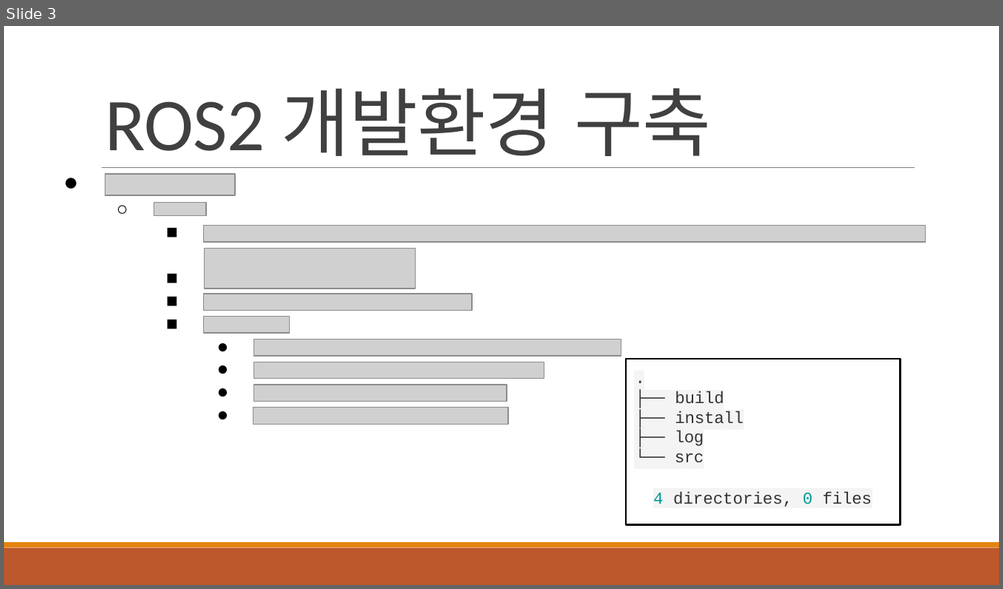
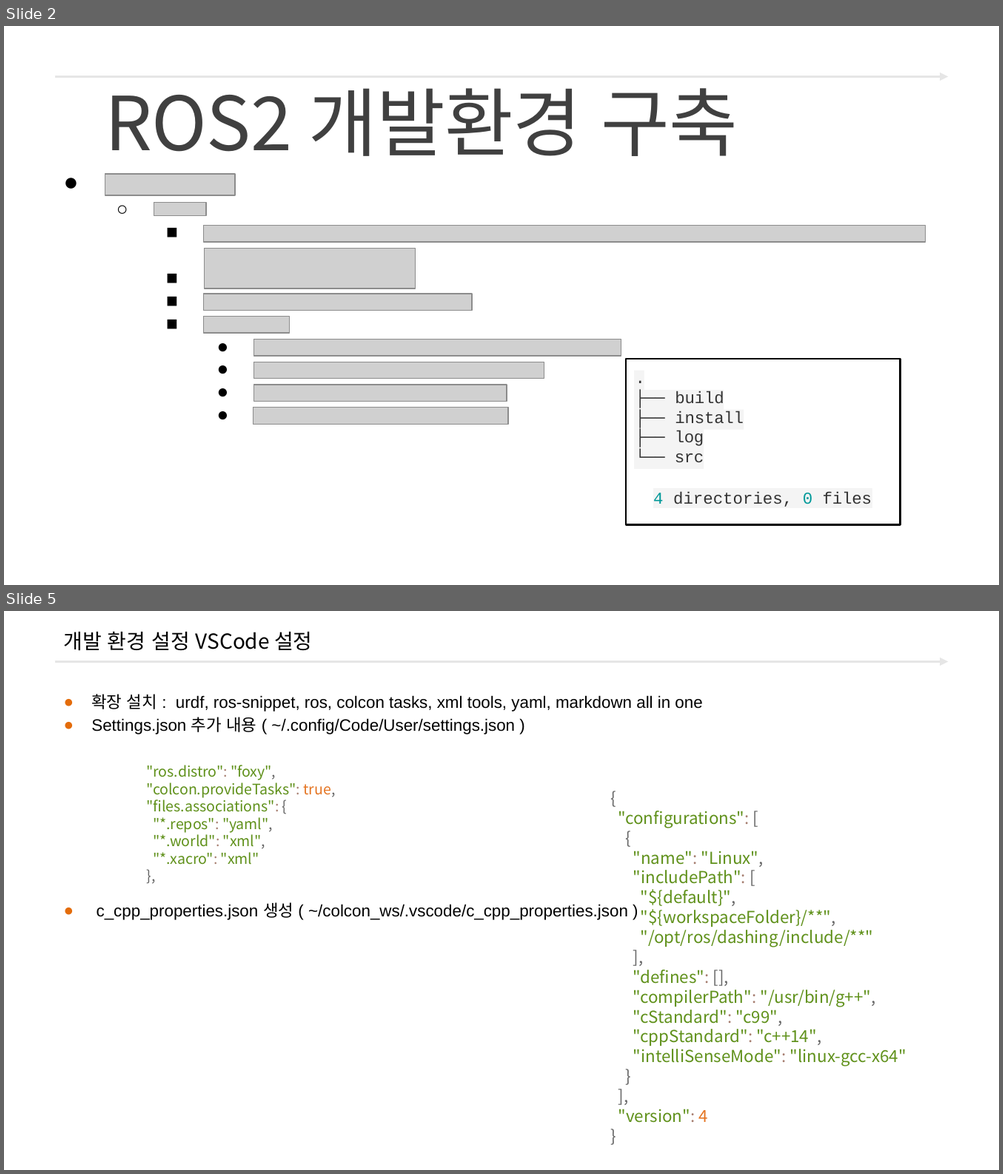
Before and after one commit to freshmea/ict_robot_dajung, a slide deck: pdf_ppt/3. ROS2/교안_ROS2 터틀봇_바인드소프트_2일차교욱.pptx. Shown one above the other, each under a label of ours: slide 3 before the commit, slides 2 and 5 after it; the slides between them are not shown. The pictures are 1003x589 and 1003x1174 pixels, drawn with LibreOffice and Linux fonts; fonts in the diff are those of the drawing; grey boxes stand for pictures; background and template pictures are left out. Boxes give left, top, right and bottom in pixels: in the first picture for what was removed or moved away, otherwise in the second. Text is boxed around its words. In the diff, an @@ line names an element or a change of style, - is before the commit and + after.

```diff
--- a/pdf_ppt/3. ROS2/교안_ROS2 터틀봇_바인드소프트_2일차교욱.pptx
+++ b/pdf_ppt/3. ROS2/교안_ROS2 터틀봇_바인드소프트_2일차교욱.pptx
@@ slide 5 added at box(4, 611, 999, 1170), background #FFFFFF; not listed: 1 template element that a slide beside it also shows @@
@@ title added at box(64, 631, 312, 651), 15 pt, text #000000 @@
+개발 환경 설정 VSCode 설정
@@ text added at box(91, 694, 702, 920), 12 pt, text #000000 @@
+● 확장 설치 : urdf, ros-snippet, ros, colcon tasks, xml tools, yaml, markdown all in one
+● Settings.json 추가 내용 ( ~/.config/Code/User/settings.json )
+● c_cpp_properties.json 생성 ( ~/colcon_ws/.vscode/c_cpp_properties.json )
@@ text added at box(146, 765, 336, 865), 10.5 pt, text #60911B @@
+"ros.distro": "foxy",
+"colcon.provideTasks": true,
+"files.associations": {
+"*.repos": "yaml",
+"*.world": "xml",
+"*.xacro": "xml"
+},
@@ text added at box(618, 811, 906, 1123), 12 pt, text #60911B @@
+{
+"configurations": [
+{
+"name": "Linux",
+"includePath": [
+"${default}",
+"${workspaceFolder}/**",
+"/opt/ros/dashing/include/**"
+],
+"defines": [],
+"compilerPath": "/usr/bin/g++",
+"cStandard": "c99",
+"cppStandard": "c++14",
+"intelliSenseMode": "linux-gcc-x64"
+}
+],
+"version": 4
+}
@@ what was slide 3 is now slide 2 @@
@@ slide 2 changed as well @@
@@ arrow added from (55, 77) to (948, 77), #E6E6E6 1.5 pt @@
@@ text "ROS2 개발환경 구축" at box(105, 88, 738, 156): font Calibri to Noto Sans CJK KR @@
@@ line removed from (102, 168) to (914, 168) @@
@@ rectangle removed at box(4, 548, 999, 585) @@
@@ rectangle removed at box(4, 543, 999, 548) @@
```
Also in this commit, not shown: 7 other slides changed, 5 other slides added, 3 slides removed, 19 other files.
